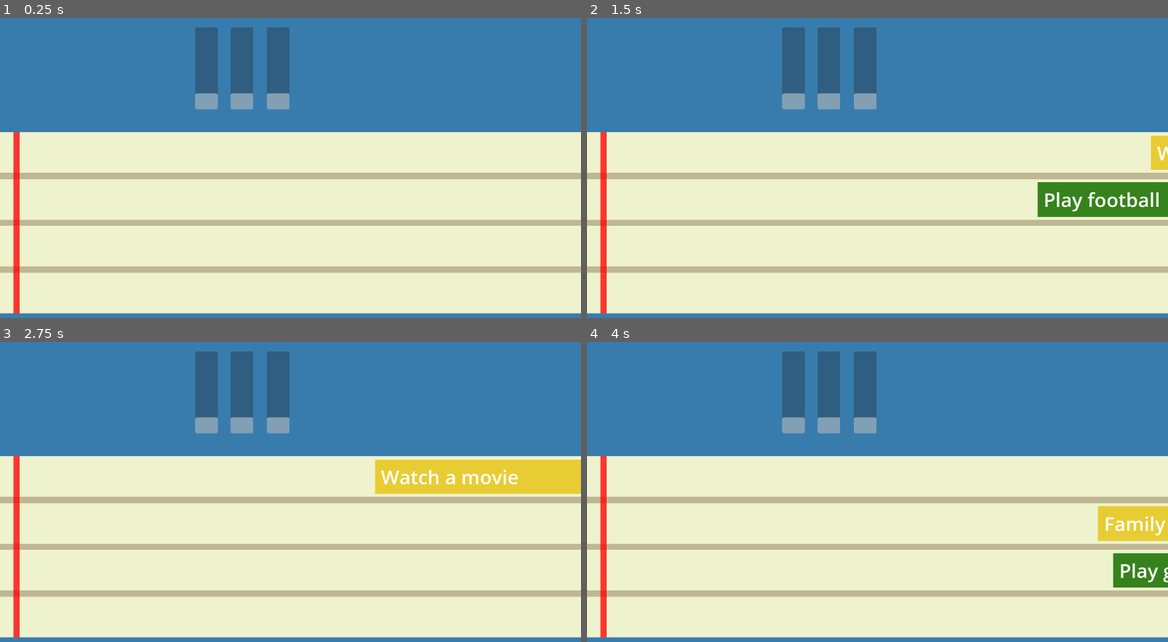
Above: before the commit, frames 1-4 (two rows, left to right).
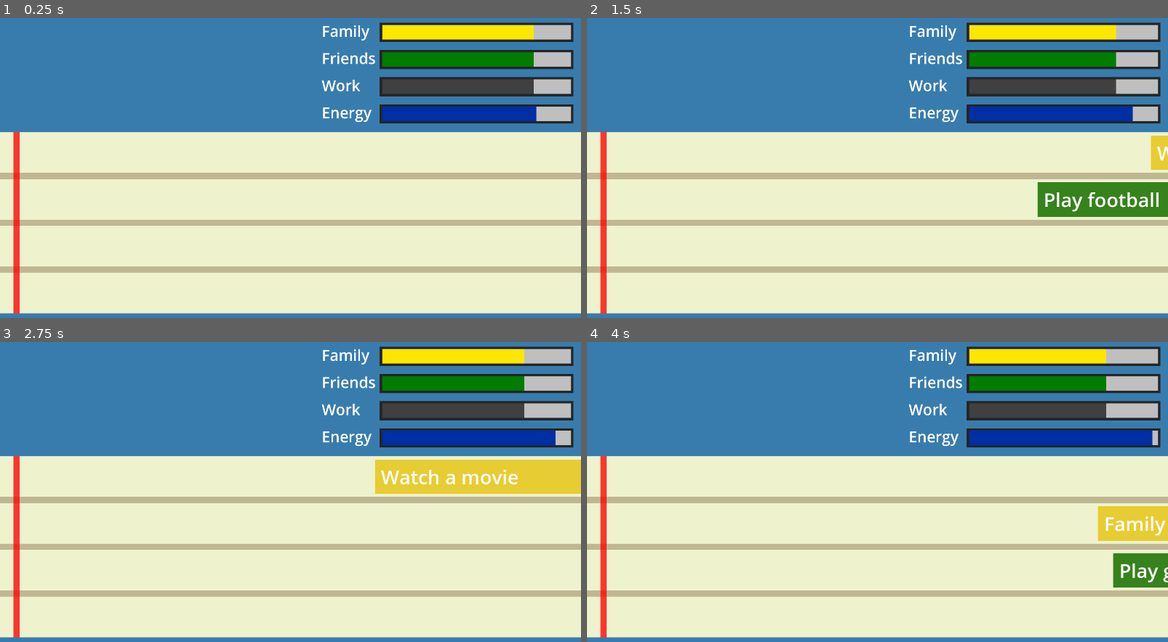
Above: after the commit, the same moments.

Repository: NOM1989/CalendarQuest
Game: Godot game, scene res://Scenes/main.tscn
Two runs of this game, one before a commit and one after it. Both use one fixed random seed, a clock stepped at 60 frames per second and the inputs below.
Inputs (mouse positions are in pixels of both pictures, inside the frame that each line leads up to):
- Up to frame 1 (0.25 s): no input
- Up to frame 2 (1.5 s): tap Enter at 0.5 s; tap Space (Spawn) at 0.6, 1.35 s
- Up to frame 3 (2.75 s): click (476, 522) at 2 s
- Up to frame 4 (4 s): click (1063, 477) at 2.75 s; tap Space (Spawn) at 3.5, 3.6 s

The runs differ from the first frame. In frame 1, 12% of the frame differs, in the area x 33-99%, y 1-36%; in frame 2, 12%; in frame 3, 12%; in frame 4, 12%.

Commit message:
Added stats that can change

Diff:
--- a/Scenes/main.gd
+++ b/Scenes/main.gd
@@ -2,10 +2,12 @@
 
 const EVENT = preload("res://Scenes/event.tscn")
 
-var stats = {
-	'family': 0,
-	'friends': 0,
-	'work': 0
+var multiplier = 2
+@onready var stats = {
+	'family': 800,
+	'friends': 800,
+	'work': 800,
+	'energy': 800
 
 
 }
@@ -16,7 +18,9 @@
 	if Input.is_action_just_pressed("Spawn"):
 		spawn_event()
 
-
+	for type in global.TYPES:
+		get_node("Stats/"+type+"/Bar").value = stats[type]
+	$Stats/energy/Bar.value = stats['energy']
 
 func spawn_event():
 	var event_instance = EVENT.instantiate()
@@ -29,3 +33,23 @@
 	if available.size() > 0:
 		event_instance.position = get_node('Calendar/Lane' + str(available[randi() % available.size()])).position + Vector2(0,50)
 		$Events.add_child(event_instance)
+
+
+
+func _on_timer_timeout():
+	var areas = $Calendar/Point_check.get_overlapping_areas()
+	for type in global.TYPES:
+		stats[type] -= 0.5 * multiplier
+		stats[type] = min(stats[type], 1000)
+		stats[type] = max(stats[type], 0)
+		stats['energy'] = min(stats['energy'], 1000)
+		stats['energy'] = max(stats['energy'], 0)
+	if areas.size() == 0:
+		stats['energy'] += multiplier
+	elif areas.size() == 1:
+		stats[areas[0].get_parent().type] += 3 * multiplier
+		stats['energy'] -= multiplier
+	else:
+		for area in areas:
+			stats[area.get_parent().type] -= 4 * multiplier
+			stats['energy'] -= multiplier
--- a/Scenes/main.tscn
+++ b/Scenes/main.tscn
@@ -1,8 +1,15 @@
-[gd_scene load_steps=6 format=3 uid="uid://diuvxflrkljjy"]
+[gd_scene load_steps=12 format=3 uid="uid://diuvxflrkljjy"]
 
 [ext_resource type="Script" path="res://Scenes/main.gd" id="1_h86ou"]
-
-[sub_resource type="Theme" id="Theme_qud1l"]
+[ext_resource type="Texture2D" uid="uid://dcyqtitrvstgi" path="res://Sprites/ProgressBarBackground.png" id="2_p4url"]
+[ext_resource type="Texture2D" uid="uid://bkm8wdstecqjc" path="res://Sprites/ProgressBarOver.png" id="3_a0cvd"]
+[ext_resource type="Texture2D" uid="uid://4bgcm0tycvvm" path="res://Sprites/ProgressBarYellow.png" id="4_6uc5x"]
+[ext_resource type="Texture2D" uid="uid://cc8ic57ab7ofa" path="res://Sprites/ProgressBarGreen.png" id="5_iow3p"]
+[ext_resource type="Texture2D" uid="uid://bf0flmglfgci6" path="res://Sprites/ProgressBarGrey.png" id="6_kdbwt"]
+[ext_resource type="Texture2D" uid="uid://luscbxuxym3p" path="res://Sprites/ProgressBarBlue.png" id="7_8ss6o"]
+
+[sub_resource type="LabelSettings" id="LabelSettings_1akix"]
+font_size = 50
 
 [sub_resource type="RectangleShape2D" id="RectangleShape2D_nkm4w"]
 size = Vector2(9, 20)
@@ -24,50 +31,105 @@
 [node name="Stats" type="Node2D" parent="."]
 position = Vector2(623, 67)
 
-[node name="family" type="ProgressBar" parent="Stats"]
-offset_left = 22.0
-offset_top = -14.0
-offset_right = 97.0
-offset_bottom = 257.0
-theme = SubResource("Theme_qud1l")
-value = 18.26
-fill_mode = 3
-show_percentage = false
-
-[node name="TextureProgressBar" type="TextureProgressBar" parent="Stats/family"]
-layout_mode = 0
-offset_right = 40.0
-offset_bottom = 40.0
-
-[node name="family2" type="ProgressBar" parent="Stats"]
-offset_left = 139.0
-offset_top = -14.0
-offset_right = 214.0
-offset_bottom = 257.0
-theme = SubResource("Theme_qud1l")
-value = 18.26
-fill_mode = 3
-show_percentage = false
-
-[node name="TextureProgressBar" type="TextureProgressBar" parent="Stats/family2"]
-layout_mode = 0
-offset_right = 40.0
-offset_bottom = 40.0
-
-[node name="family3" type="ProgressBar" parent="Stats"]
-offset_left = 259.0
-offset_top = -14.0
-offset_right = 334.0
-offset_bottom = 257.0
-theme = SubResource("Theme_qud1l")
-value = 18.26
-fill_mode = 3
-show_percentage = false
-
-[node name="TextureProgressBar" type="TextureProgressBar" parent="Stats/family3"]
-layout_mode = 0
-offset_right = 40.0
-offset_bottom = 40.0
+[node name="family" type="Node2D" parent="Stats"]
+position = Vector2(600, 0)
+metadata/_edit_group_ = true
+
+[node name="Bar" type="TextureProgressBar" parent="Stats/family"]
+offset_left = 32.0
+offset_top = -30.0
+offset_right = 672.0
+offset_bottom = 34.0
+max_value = 1000.0
+value = 80.0
+texture_under = ExtResource("2_p4url")
+texture_over = ExtResource("3_a0cvd")
+texture_progress = ExtResource("4_6uc5x")
+metadata/_edit_use_anchors_ = true
+
+[node name="Label" type="Label" parent="Stats/family"]
+offset_left = -160.0
+offset_top = -37.0
+offset_right = -1.0
+offset_bottom = 35.0
+text = "Family
+"
+label_settings = SubResource("LabelSettings_1akix")
+
+[node name="friends" type="Node2D" parent="Stats"]
+position = Vector2(600, 90)
+metadata/_edit_group_ = true
+
+[node name="Bar" type="TextureProgressBar" parent="Stats/friends"]
+offset_left = 32.0
+offset_top = -30.0
+offset_right = 672.0
+offset_bottom = 34.0
+max_value = 1000.0
+value = 60.0
+texture_under = ExtResource("2_p4url")
+texture_over = ExtResource("3_a0cvd")
+texture_progress = ExtResource("5_iow3p")
+metadata/_edit_use_anchors_ = true
+
+[node name="Label" type="Label" parent="Stats/friends"]
+offset_left = -160.0
+offset_top = -37.0
+offset_right = 19.0
+offset_bottom = 35.0
+text = "Friends
+"
+label_settings = SubResource("LabelSettings_1akix")
+
+[node name="work" type="Node2D" parent="Stats"]
+position = Vector2(600, 180)
+metadata/_edit_group_ = true
+
+[node name="Bar" type="TextureProgressBar" parent="Stats/work"]
+offset_left = 32.0
+offset_top = -30.0
+offset_right = 672.0
+offset_bottom = 34.0
+max_value = 1000.0
+value = 60.0
+texture_under = ExtResource("2_p4url")
+texture_over = ExtResource("3_a0cvd")
+texture_progress = ExtResource("6_kdbwt")
+metadata/_edit_use_anchors_ = true
+
+[node name="Label" type="Label" parent="Stats/work"]
+offset_left = -160.0
+offset_top = -37.0
+offset_right = -1.0
+offset_bottom = 35.0
+text = "Work
+"
+label_settings = SubResource("LabelSettings_1akix")
+
+[node name="energy" type="Node2D" parent="Stats"]
+position = Vector2(600, 270)
+metadata/_edit_group_ = true
+
+[node name="Bar" type="TextureProgressBar" parent="Stats/energy"]
+offset_left = 32.0
+offset_top = -30.0
+offset_right = 672.0
+offset_bottom = 34.0
+max_value = 1000.0
+value = 60.0
+texture_under = ExtResource("2_p4url")
+texture_over = ExtResource("3_a0cvd")
+texture_progress = ExtResource("7_8ss6o")
+metadata/_edit_use_anchors_ = true
+
+[node name="Label" type="Label" parent="Stats/energy"]
+offset_left = -160.0
+offset_top = -37.0
+offset_right = 6.0
+offset_bottom = 35.0
+text = "Energy
+"
+label_settings = SubResource("LabelSettings_1akix")
 
 [node name="Calendar" type="Node2D" parent="."]
 position = Vector2(0, 50)
@@ -156,5 +218,11 @@
 offset_bottom = 950.0
 color = Color(1, 0, 0, 0.776471)
 
+[node name="Timer" type="Timer" parent="Calendar"]
+wait_time = 0.05
+autostart = true
+
 [node name="Events" type="Node2D" parent="."]
 scale = Vector2(1.00107, 1)
+
+[connection signal="timeout" from="Calendar/Timer" to="." method="_on_timer_timeout"]
Binary file added: Sprites/ProgressBarBackground.png
Not shown, added: Sprites/ProgressBarBackground.png.import
Binary file added: Sprites/ProgressBarBackground2.png
Not shown, added: Sprites/ProgressBarBackground2.png.import
Binary file added: Sprites/ProgressBarBlue.png
Not shown, added: Sprites/ProgressBarBlue.png.import
Binary file added: Sprites/ProgressBarGreen.png
Not shown, added: Sprites/ProgressBarGreen.png.import
Binary file added: Sprites/ProgressBarGrey.png
Not shown, added: Sprites/ProgressBarGrey.png.import
Binary file added: Sprites/ProgressBarOver.png
Not shown, added: Sprites/ProgressBarOver.png.import
(and 5 more such lines)
